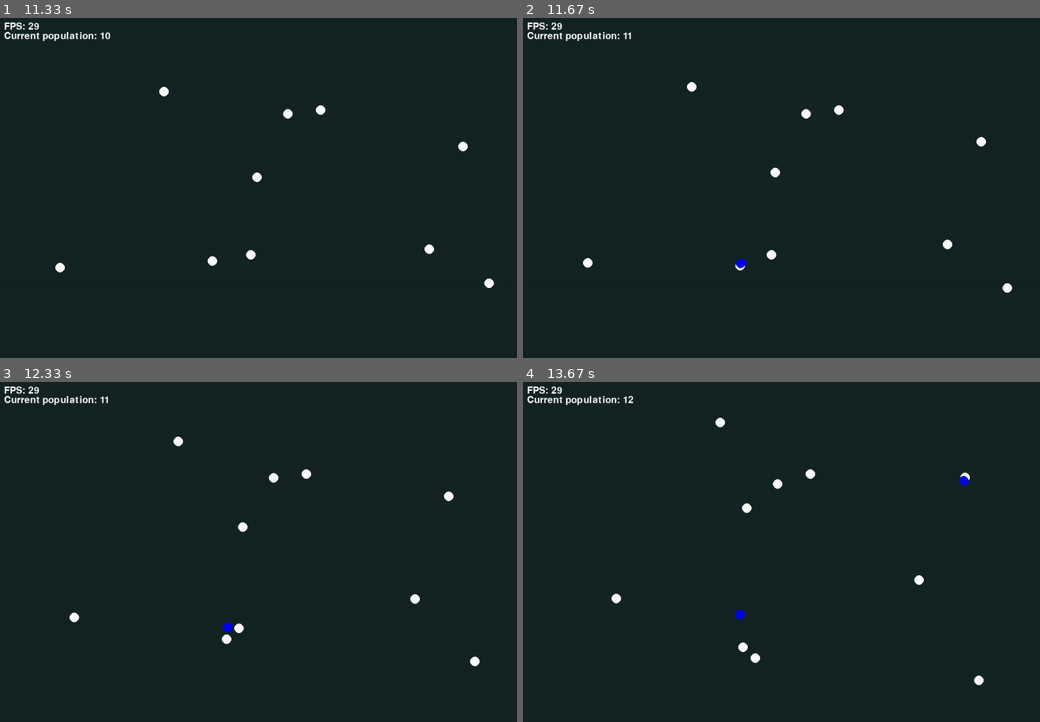
Above: before the commit, frames 1-4 (two rows, left to right).
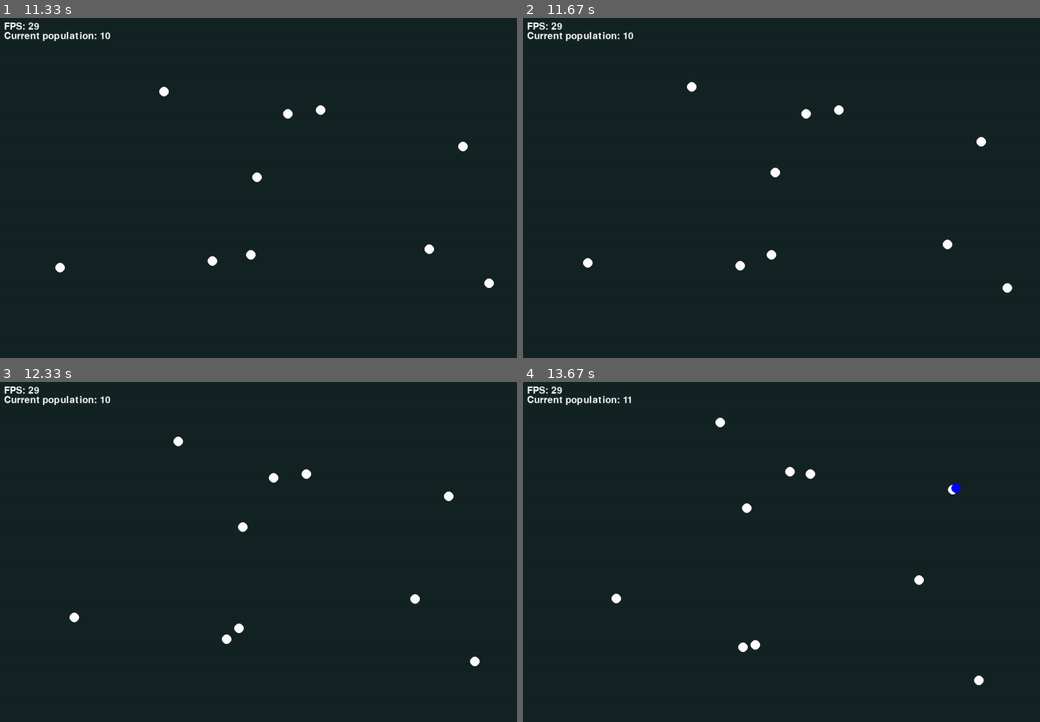
Above: after the commit, the same moments.

Repository: darceno/lifebox-simulator
Game: pygame game, started from src/main.py
The game is run twice, just before and just after one commit, with the same random seed, the same clock (stepped at 60 frames per second) and the same inputs.
Inputs:
- Up to frame 1 (11.33 s): no input
- Up to frame 2 (11.67 s): no input
- Up to frame 3 (12.33 s): no input
- Up to frame 4 (13.67 s): no input

Frame 1 is identical in both runs. In frame 2, less than 0.1% of the frame differs, in the area x 20-44%, y 4-74%; in frame 3, less than 0.1%; in frame 4, 0.4%, in the area x 20-87%, y 3-83%.

Commit message:
Change chance for successful reproduction to 80%

Diff:
--- a/src/main.py
+++ b/src/main.py
@@ -85,7 +85,7 @@
 
     def asexual_reproduction(self):
         if self.energy >= len(self.genome) + 1:
-            if random.randint(1, 2) == 2:
+            if random.randint(1, 10) >= 8:
                 offspring = Organism(self.x, self.y, "blue", self.genome)
                 simulation.spawn_offsprings(offspring)
                 self.energy -= len(self.genome)
